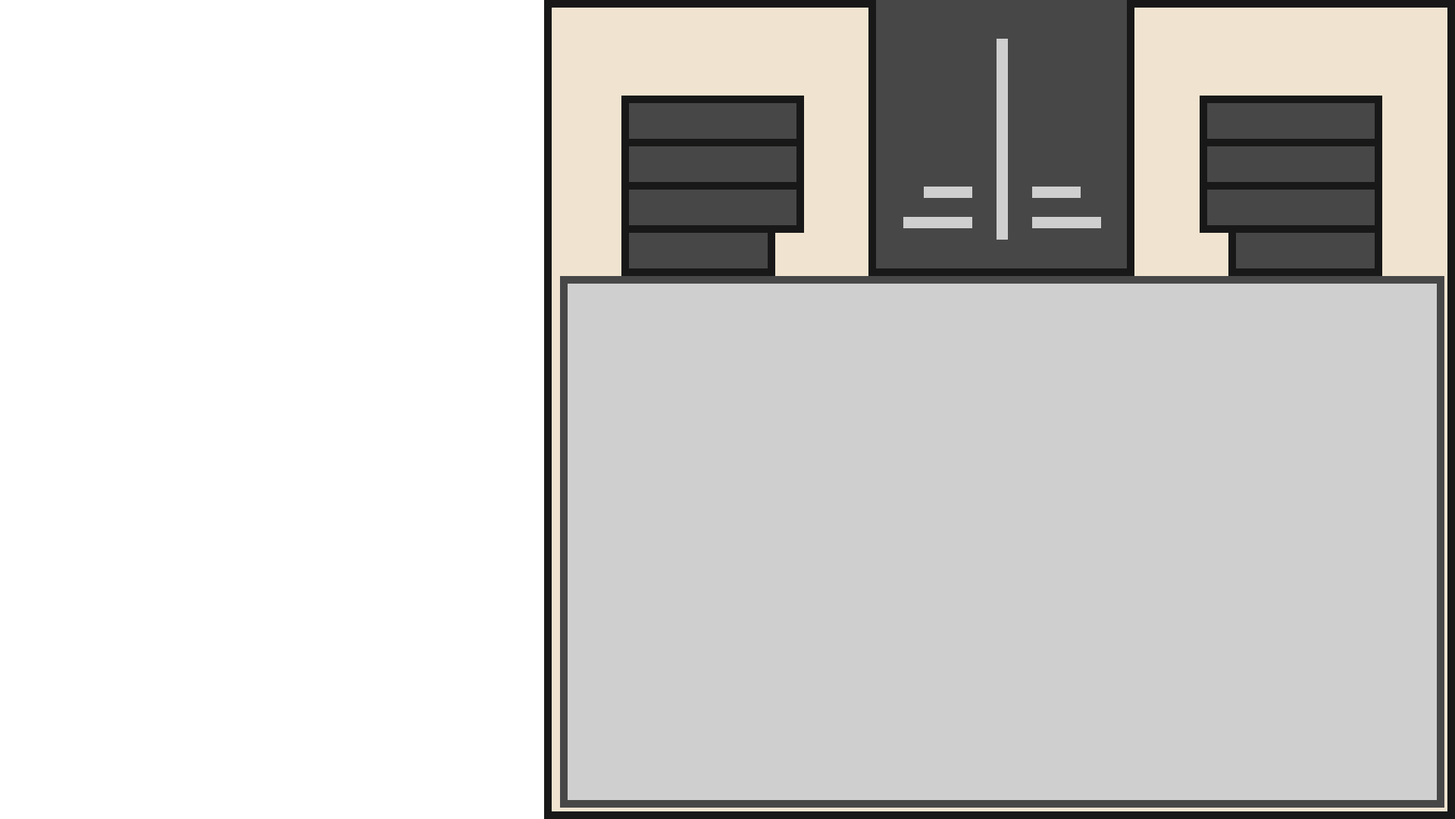
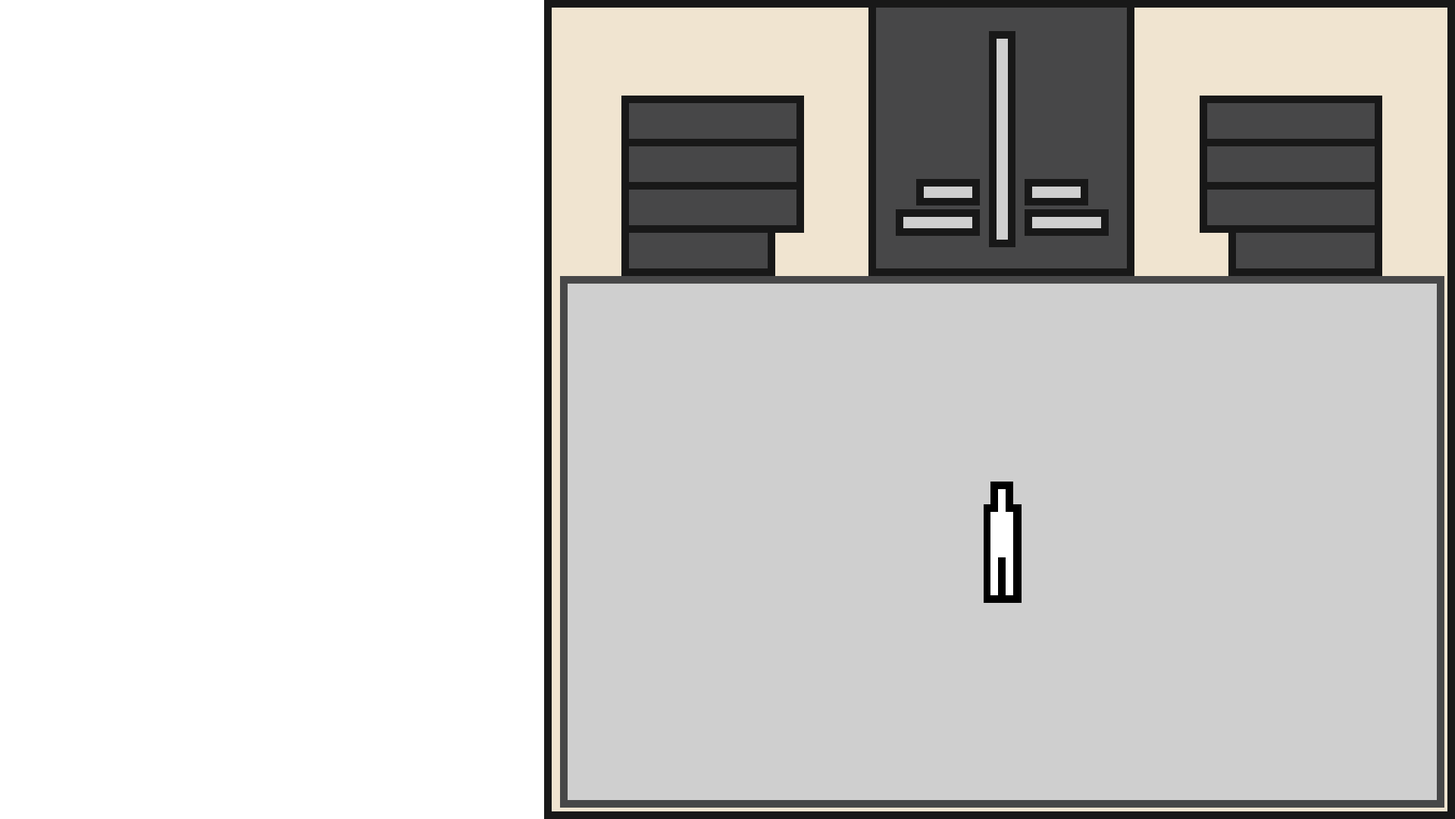
Layer changes from the first 1455×819 image to the second:
added layer "player" in group "backup copy" over [983, 481, 1022, 603]
moved "Frame_Right" (1st of 2, in "backup copy" › "Game") above "boss_hands", painted on it over [876, 0, 1128, 603]
painted on "Boss_head" (5th of 11, in "backup copy" › "Game") over [895, 31, 1109, 248]
added layer "BG" (1st of 2, in "backup copy" › "Game") in group "Game" over [876, 0, 1128, 603]
